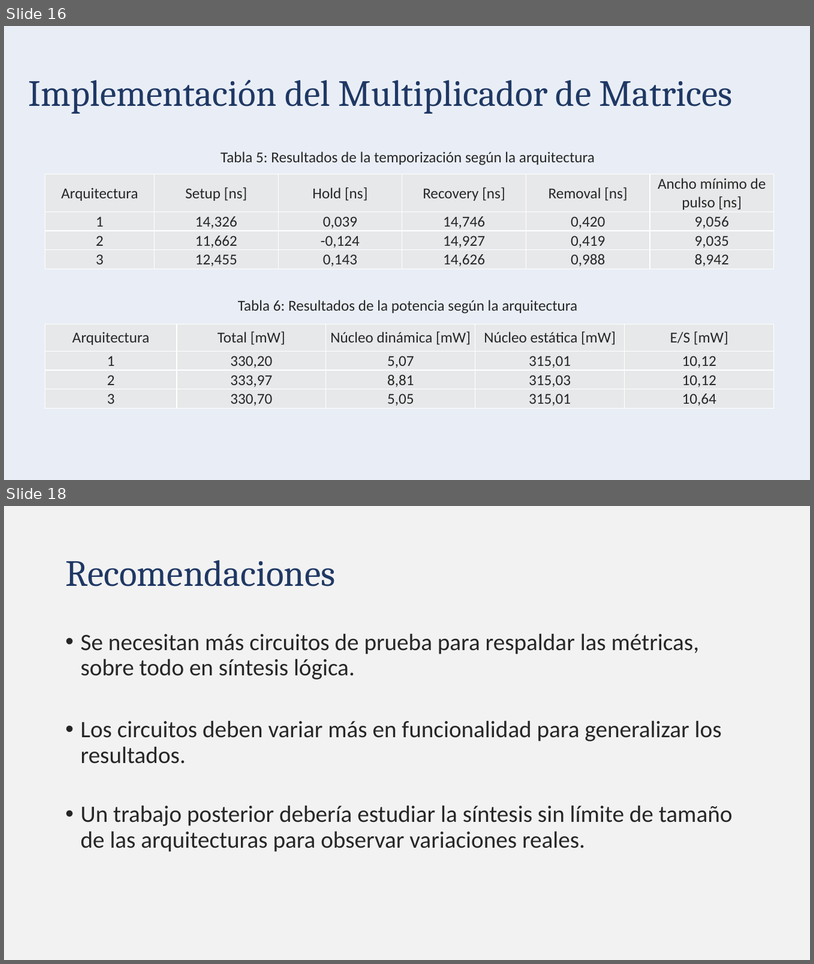
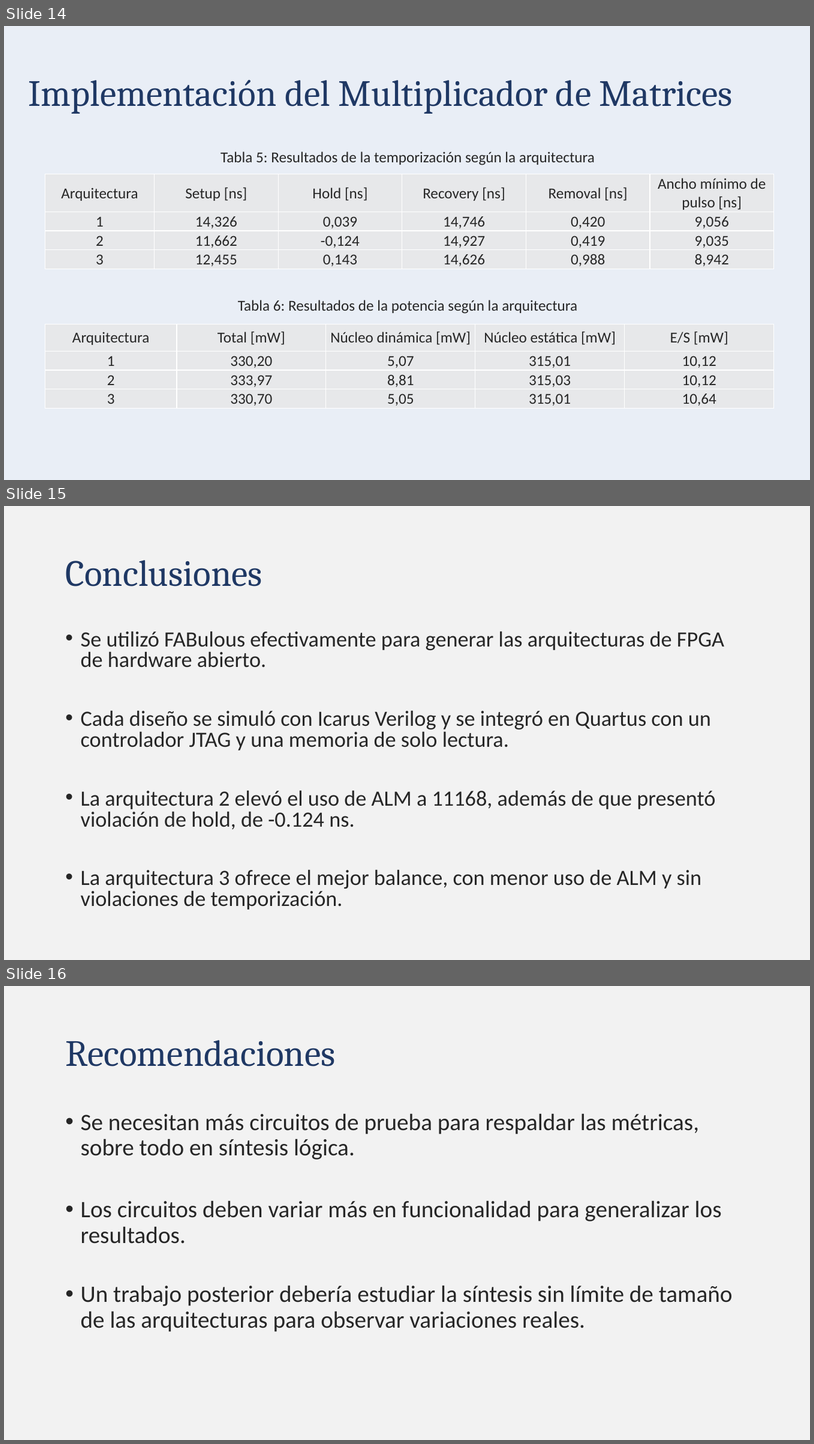
Before and after one commit to Lsandiquesada/TFG_Luis_Diego, a slide deck: Implementacion prueba de concepto FPGA Final.pptx. Shown one above the other, each under a label of ours: slides 16 and 18 before the commit, slides 14, 15 and 16 after it; the slides between them are not shown. The pictures are 814x964 and 814x1444 pixels, drawn with LibreOffice and Linux fonts; fonts in the diff are those of the drawing. Boxes give left, top, right and bottom in pixels: in the first picture for what was removed or moved away, otherwise in the second. Text is boxed around its words. In the diff, an @@ line names an element or a change of style, - is before the commit and + after.

```diff
--- a/Implementacion prueba de concepto FPGA Final.pptx
+++ b/Implementacion prueba de concepto FPGA Final.pptx
@@ slide 15 added at (4,506,810,960), background #F2F2F2 @@
@@ title added at (65,560,263,586), 44 pt, text #1F3864 @@
+Conclusiones
@@ text added at (81,631,725,909), 25.9 pt, text #262626 @@
+• Se utilizó FABulous efectivamente para generar las arquitecturas de FPGA de hardware abierto.
+• Cada diseño se simuló con Icarus Verilog y se integró en Quartus con un controlador JTAG y una memoria de solo lectura.
+• La arquitectura 2 elevó el uso de ALM a 11168, además de que presentó violación de hold, de -0.124 ns.
+• La arquitectura 3 ofrece el mejor balance, con menor uso de ALM y sin violaciones de temporización.
@@ what was slide 16 is now slide 14 @@
@@ what was slide 18 is now slide 16 @@
```
Also in this commit, not shown: 4 slides changed, 2 other slides added, 6 slides removed.
